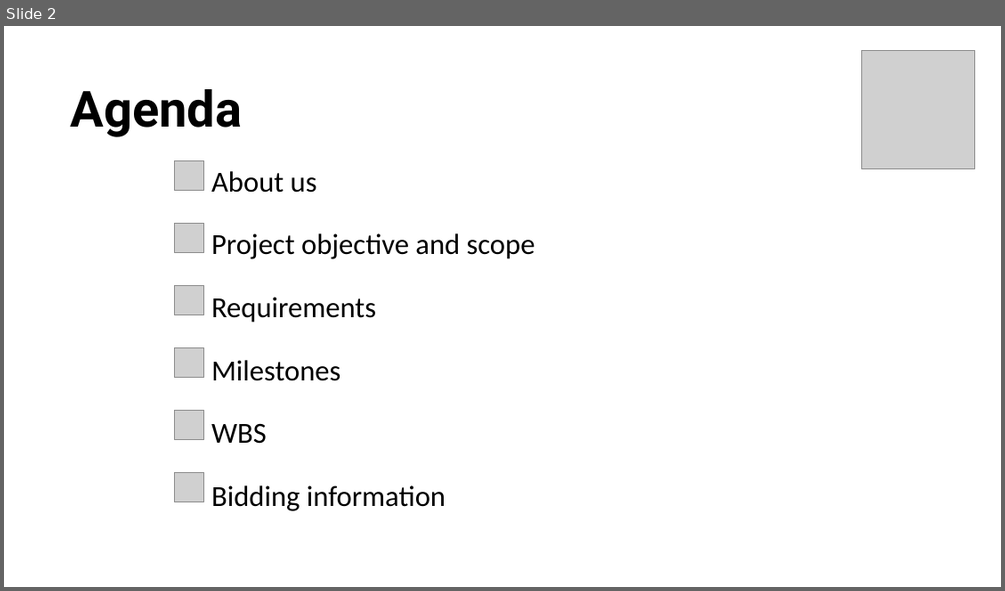
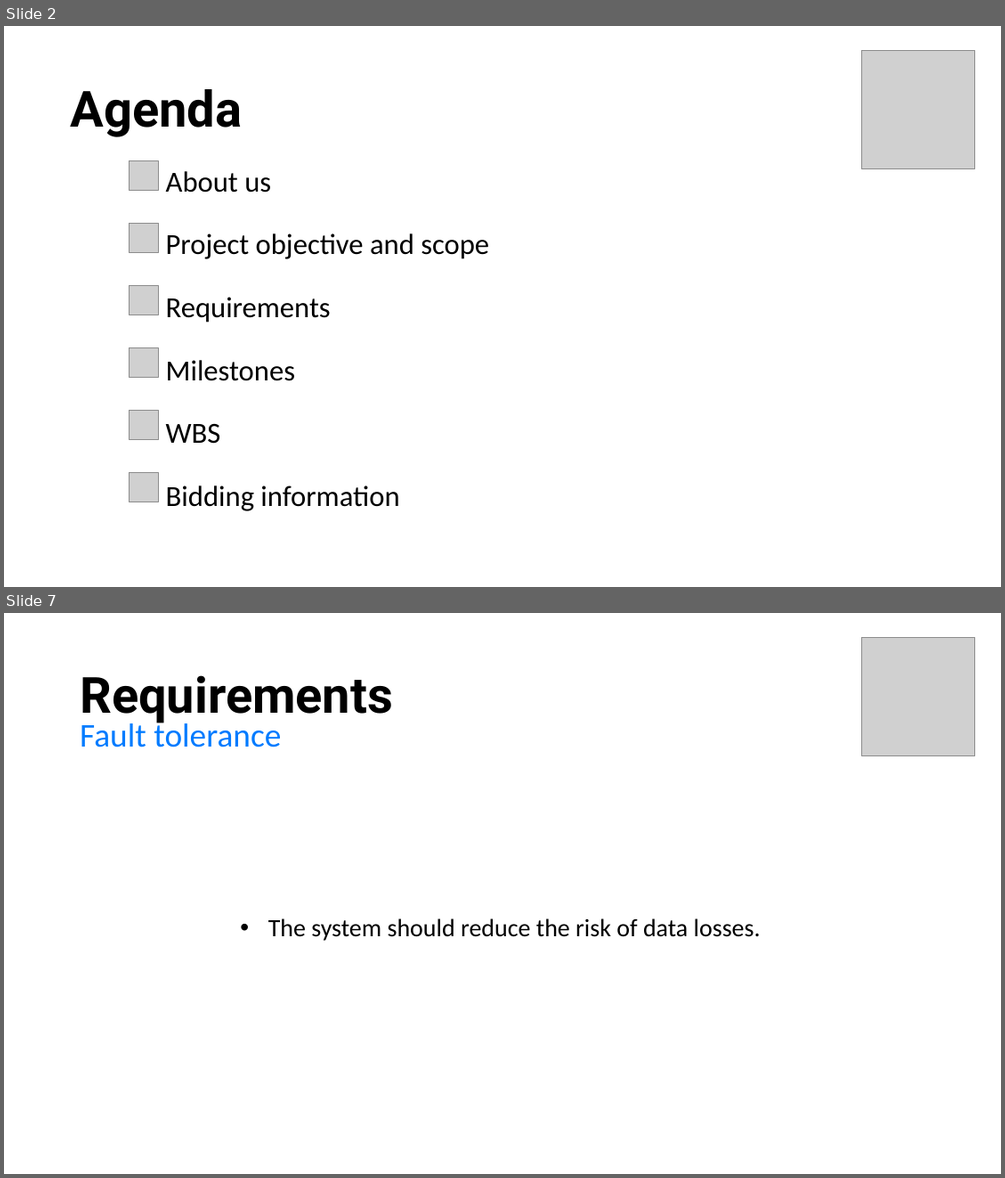
Before and after one commit to seraogianluca/IR2, a slide deck: PM/RFP Presentation.pptx. Shown one above the other, each under a label of ours: slide 2 before the commit, slides 2 and 7 after it; the slides between them are not shown. The pictures are 1005x591 and 1005x1178 pixels, drawn with LibreOffice and Linux fonts; fonts in the diff are those of the drawing; grey boxes stand for pictures. Boxes give left, top, right and bottom in pixels: in the first picture for what was removed or moved away, otherwise in the second. Text is boxed around its words. In the diff, an @@ line names an element or a change of style, - is before the commit and + after.

```diff
--- a/PM/RFP Presentation.pptx
+++ b/PM/RFP Presentation.pptx
@@ slide 7 added at (4,613,1001,1174), background #FFFFFF @@
@@ picture added at (862,637,975,755) @@
@@ title added at (80,675,393,725), 48 pt, text #000000, bold @@
+Requirements
@@ text added at (80,719,281,747), 32 pt, text #007BFF @@
+Fault tolerance
@@ text added at (268,918,760,941), 24 pt, text #000000 @@
+    • The system should reduce the risk of data losses.
@@ slide 2 changed as well @@
@@ 6 pictures, 1 subtitle: place and size @@
-6 pictures, 1 subtitle at (175,160,535,511)
+6 pictures, 1 subtitle at (129,160,489,511)
```
Also in this commit, not shown: 2 other slides changed, 14 other slides added, 6 other files.
